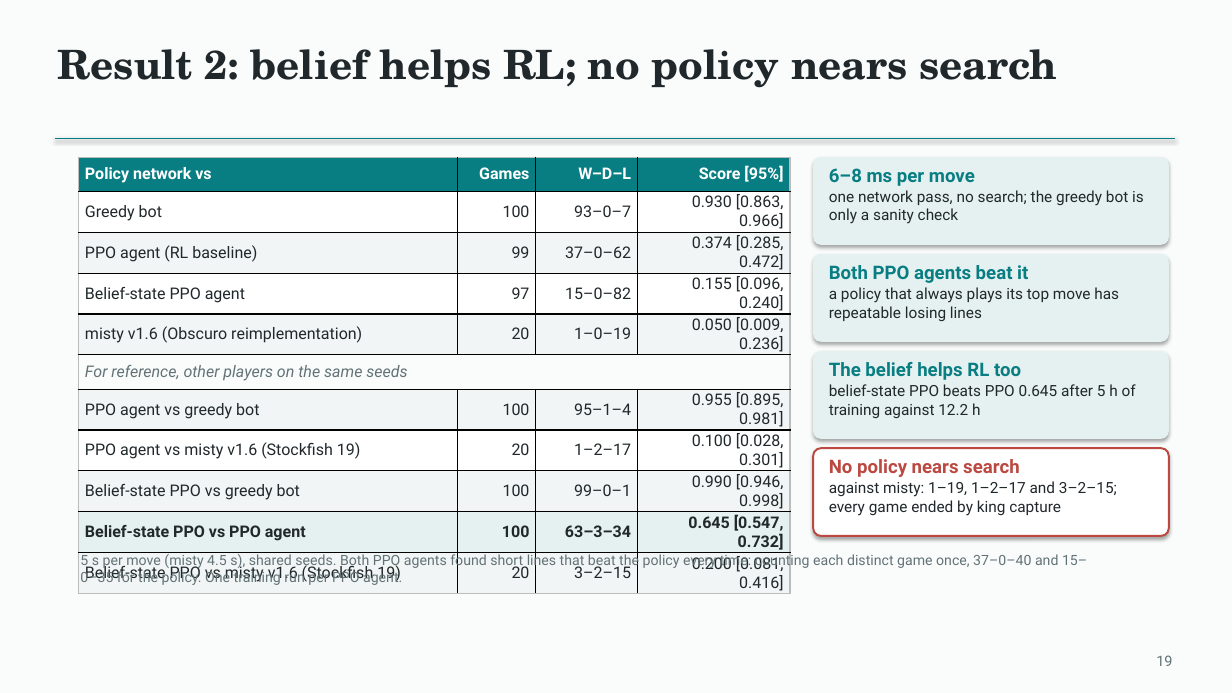
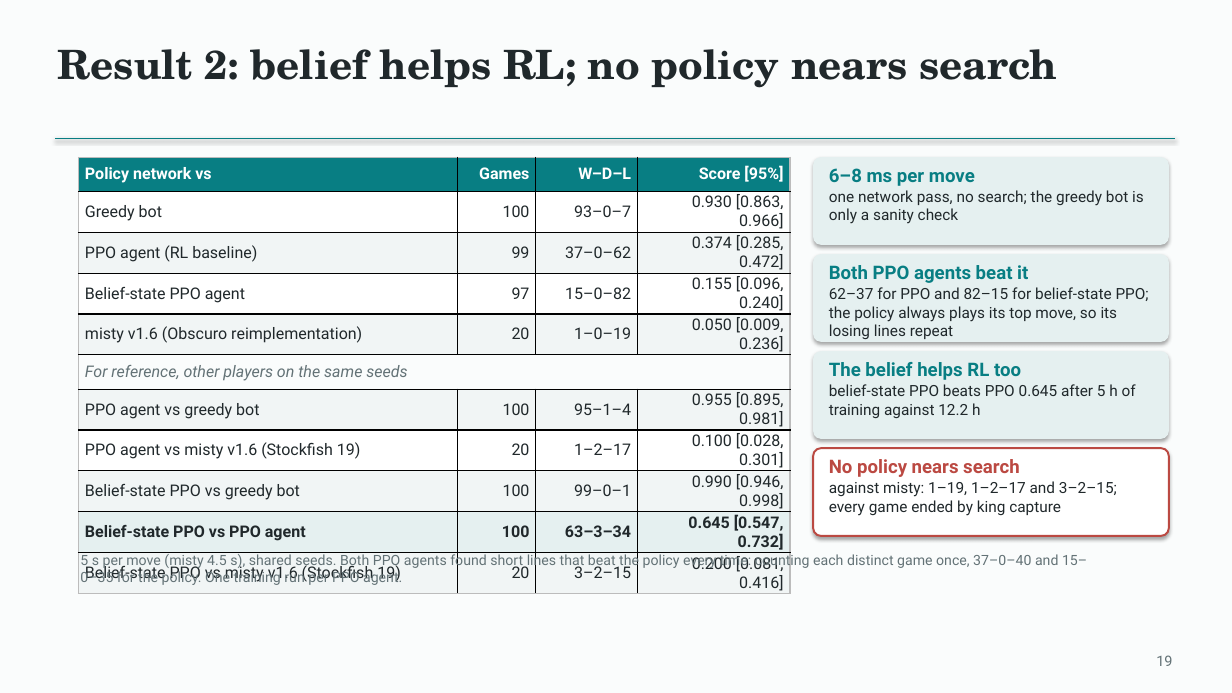
Before and after one commit to Mr-Teal/CS5446_project, a slide deck: slide 19 of docs/presentation/Fog of War Chess - final deck.pptx. Drawn at 1232x693 pixels with LibreOffice and Linux fonts; fonts in the diff are those of the drawing. Boxes give left, top, right and bottom in pixels: in the first picture for what was removed or moved away, otherwise in the second. Text is boxed around its words. In the diff, an @@ line names an element or a change of style, - is before the commit and + after.

```diff
--- a/docs/presentation/Fog of War Chess - final deck.pptx
+++ b/docs/presentation/Fog of War Chess - final deck.pptx
@@ text at (829, 287, 1149, 339): text changed @@
-a policy that always plays its top move has repeatable losing lines
+62–37 for PPO and 82–15 for belief-state PPO; the policy always plays its top move, so its losing lines repeat
```
Also in this commit, not shown: 1 other slide changed, 1 other file.
